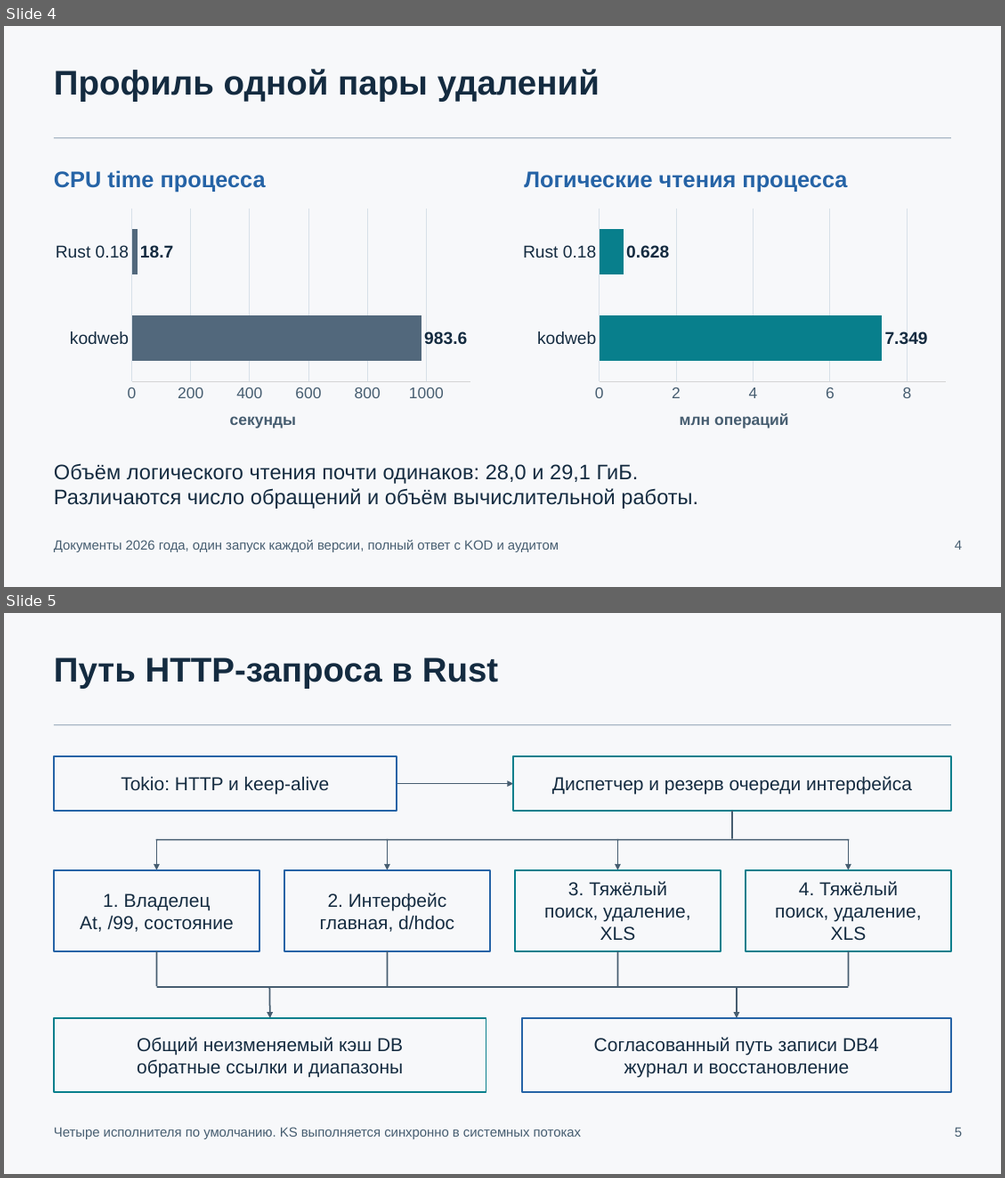
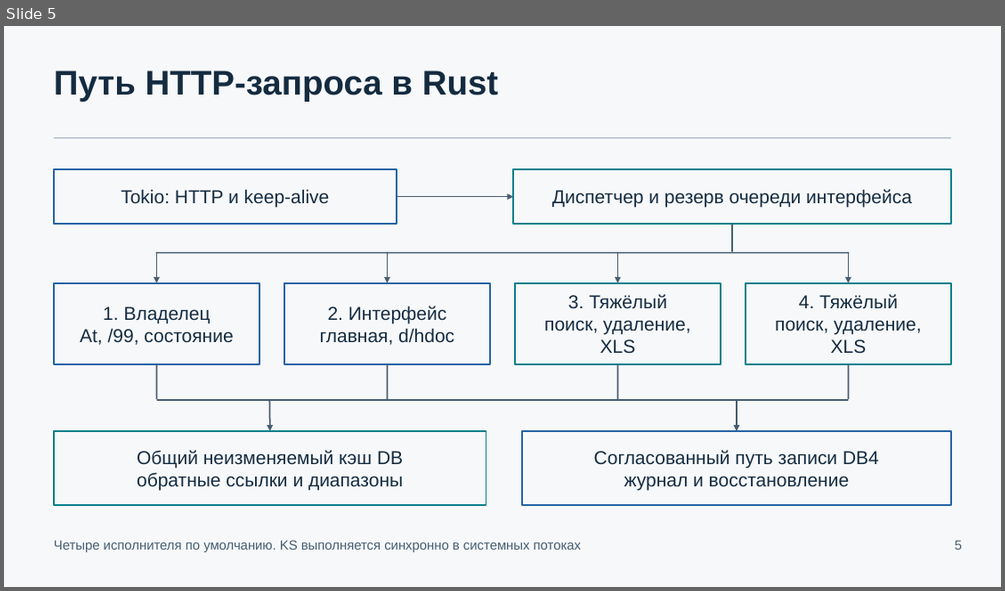
Before and after one commit to Hannabiann/codex-AIs, a slide deck: docs/presentations/codex-AIs-architecture-0.18.pptx. Shown one above the other, each under a label of ours: slides 4 and 5 before the commit, slide 5 after it. The pictures are 1005x1178 and 1005x591 pixels, drawn with LibreOffice and Linux fonts; fonts in the diff are those of the drawing. Boxes give left, top, right and bottom in pixels: in the first picture for what was removed or moved away, otherwise in the second. Text is boxed around its words. In the diff, an @@ line names an element or a change of style, - is before the commit and + after.

```diff
--- a/docs/presentations/codex-AIs-architecture-0.18.pptx
+++ b/docs/presentations/codex-AIs-architecture-0.18.pptx
@@ slide 4 removed at <box>4,26,1001,587</box>, background #F7F8FA @@
@@ text removed at <box>54,69,599,102</box> @@
-Профиль одной пары удалений
@@ rectangle removed at <box>54,137,952,138</box> @@
@@ text removed at <box>54,170,266,192</box> @@
-CPU time процесса
@@ text removed at <box>524,171,847,192</box> @@
-Логические чтения процесса
@@ bar chart removed at <box>47,204,479,445</box> @@
-categories: kodweb, Rust 0.18
-Series 1: 983.6, 18.7
@@ bar chart removed at <box>514,204,955,445</box> @@
-categories: kodweb, Rust 0.18
-Series 1: 7.349, 0.628
@@ text removed at <box>54,463,698,508</box> @@
-Объём логического чтения почти одинаков: 28,0 и 29,1 ГиБ.
-Различаются число обращений и объём вычислительной работы.
@@ text removed at <box>54,540,558,552</box> @@
-Документы 2026 года, один запуск каждой версии, полный ответ с KOD и аудитом
@@ text removed at <box>955,540,962,549</box> @@
-4
```
Also in this commit, not shown: 3 slides changed, 9 slides added, 2 other slides removed, 4 other files.
